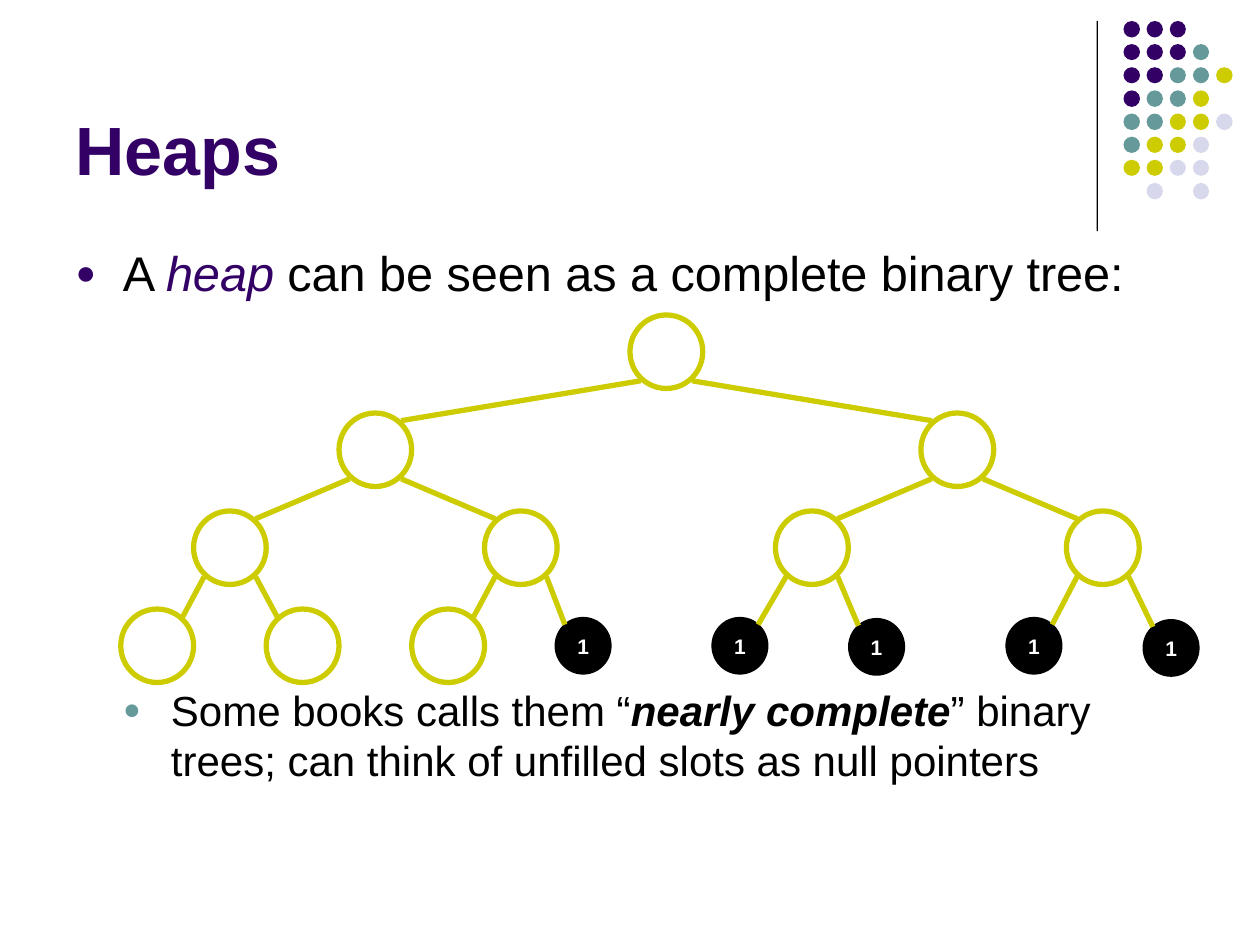
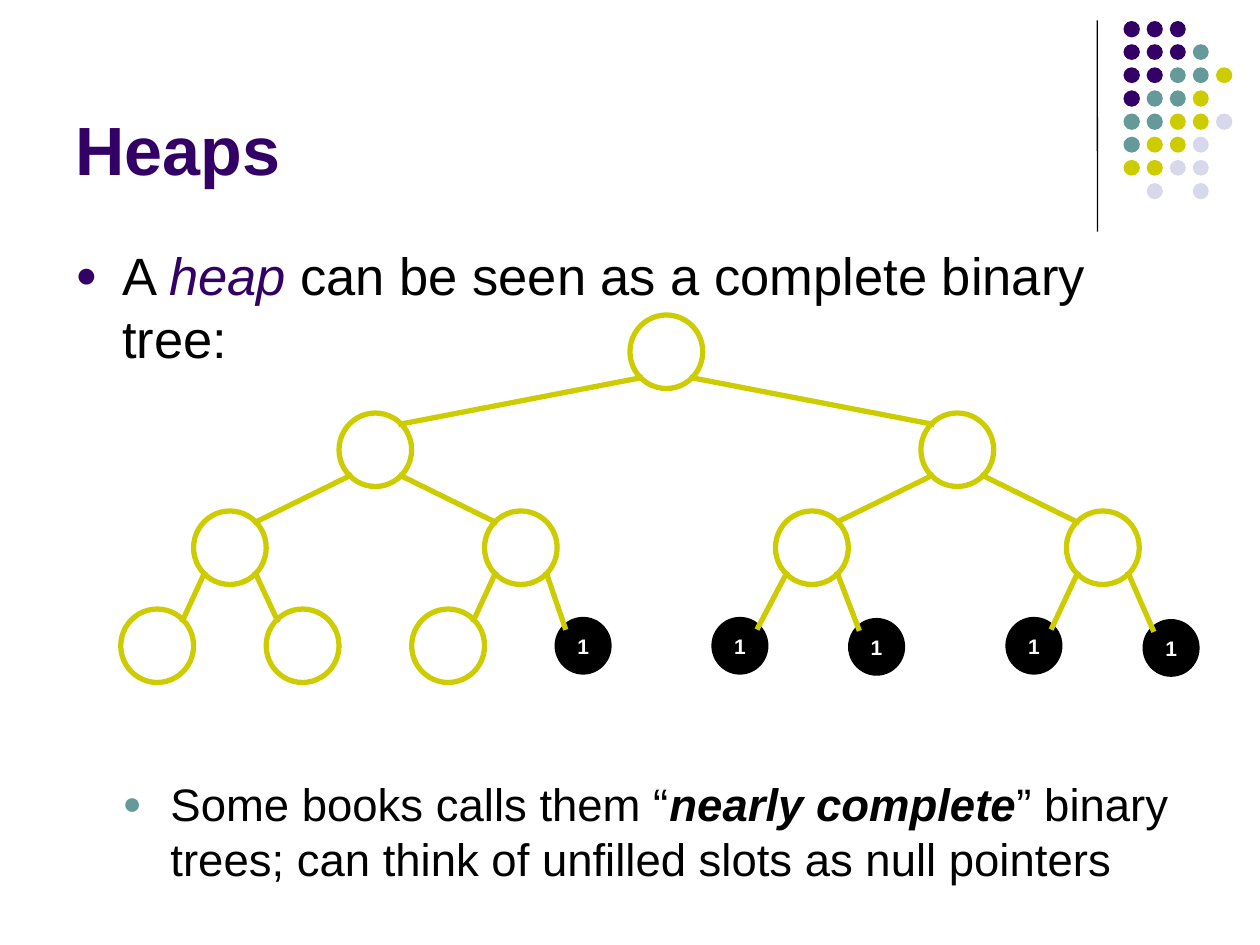
Before and after one commit to iffishells/design-analysis-and-algorithm, a slide deck: slide 3 of resoureces/7-Heaps,+Heap+Sort.ppt. Drawn at 1260x945 pixels with LibreOffice and Linux fonts; fonts in the diff are those of the drawing. Boxes give left, top, right and bottom in pixels: in the first picture for what was removed or moved away, otherwise in the second. Text is boxed around its words. In the diff, an @@ line names an element or a change of style, - is before the commit and + after.

```diff
--- a/resoureces/7-Heaps,+Heap+Sort.ppt
+++ b/resoureces/7-Heaps,+Heap+Sort.ppt
@@ text "A heap can be seen ..." at [122, 257, 1168, 885]: size 27.8 to 30 pt in "A heap can be seen as a ..."; size 24.1 to 26 pt in "Some books calls them “nearly complete” binary ..."; indent changed @@
@@ line moved from (641, 381) - (401, 421) to (640, 378) - (401, 425) @@
@@ line moved from (692, 381) - (931, 421) to (692, 378) - (931, 425) @@
@@ line moved from (204, 577) - (183, 616) to (204, 573) - (183, 620) @@
@@ line moved from (495, 577) - (474, 616) to (495, 573) - (474, 620) @@
@@ line moved from (1129, 576) - (1153, 626) to (1129, 573) - (1153, 630) @@
```
Also in this commit, not shown: 29 other slides changed, 19 other files.
